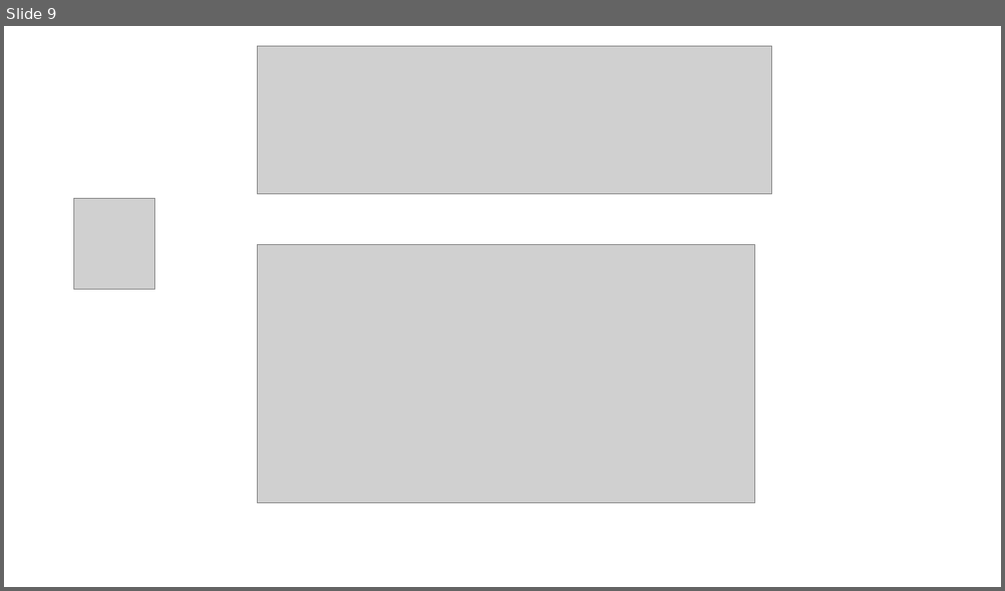
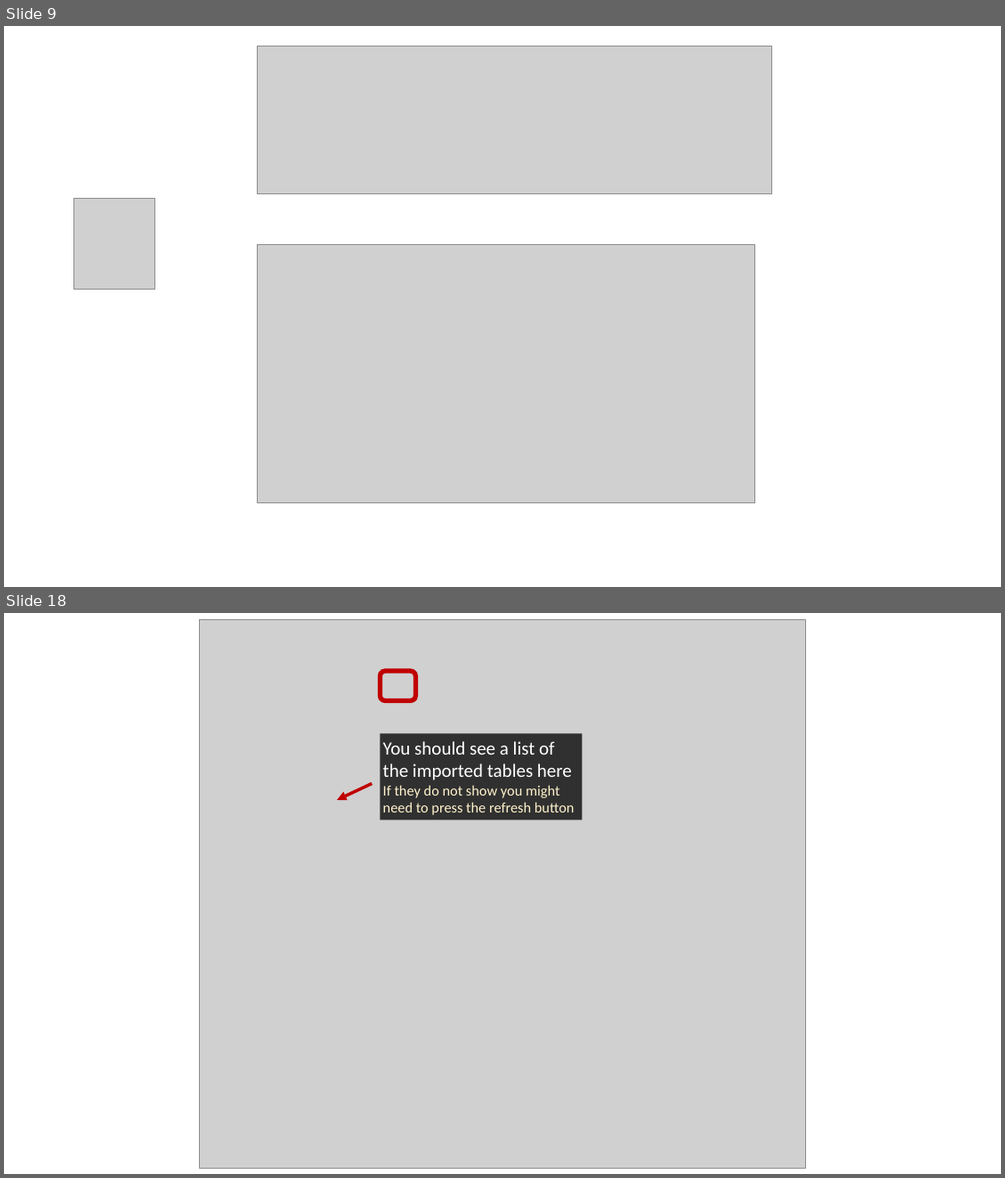
Before and after one commit to stats4sd/Installation-Guides, a slide deck: devResources/Screenshots - Chris.pptx. Shown one above the other, each under a label of ours: slide 9 before the commit, slides 9 and 18 after it; the slides between them are not shown. The pictures are 1005x591 and 1005x1178 pixels, drawn with LibreOffice and Linux fonts; fonts in the diff are those of the drawing; grey boxes stand for pictures. Boxes give left, top, right and bottom in pixels: in the first picture for what was removed or moved away, otherwise in the second. Text is boxed around its words. In the diff, an @@ line names an element or a change of style, - is before the commit and + after.

```diff
--- a/devResources/Screenshots - Chris.pptx
+++ b/devResources/Screenshots - Chris.pptx
@@ slide 18 added at <box>4,613,1001,1174</box>, background #FFFFFF @@
@@ picture added at <box>199,619,805,1167</box> @@
@@ rounded rectangle added at <box>380,672,416,701</box>, outline #C00000 4.5 pt @@
@@ rectangle added at <box>380,733,582,820</box>, fill #000000 at 77% opacity, 14 pt, text #FFF2CC @@
+You should see a list of the imported tables here
+If they do not show you might need to press the refresh button
@@ arrow added from (372, 784) to (337, 800), #C00000 3 pt @@
```
Also in this commit, not shown: 8 other slides added, 1 slide removed, 15 other files.
